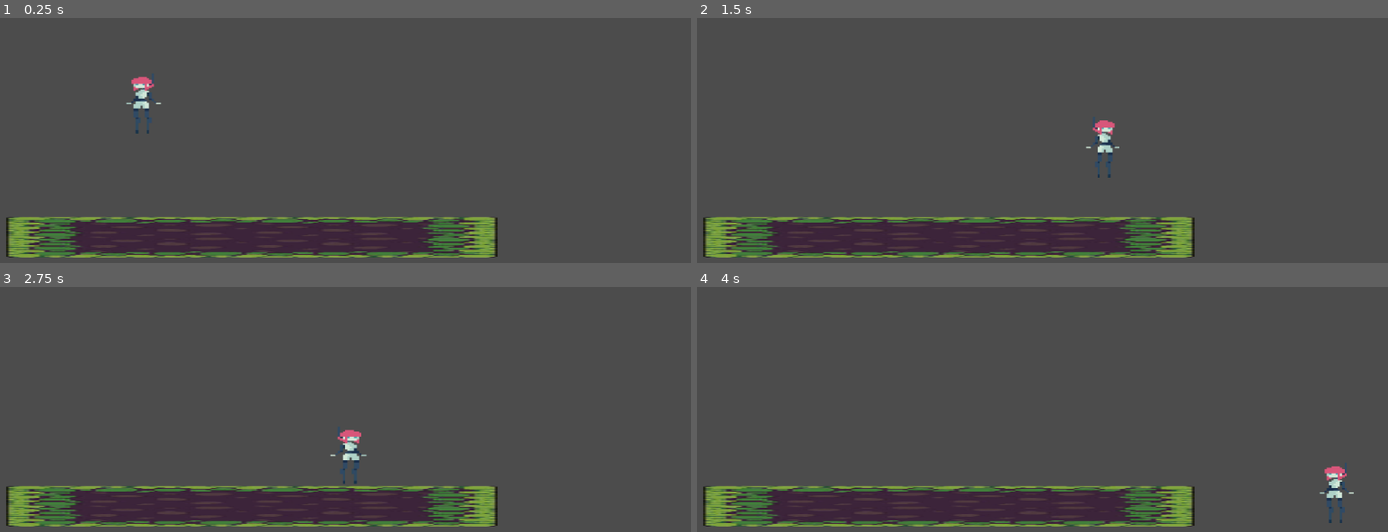
Above: before the commit, frames 1-4 (two rows, left to right).
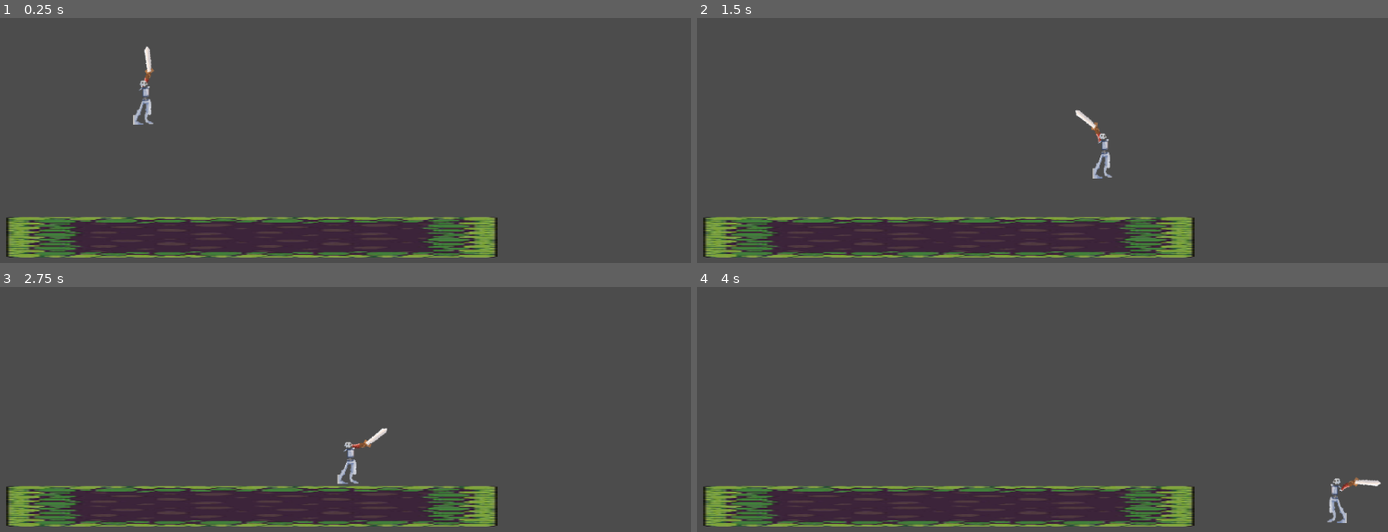
Above: after the commit, the same moments.

Repository: Sntx626/uol-gamejam-7
Game: Godot game, scene res://Game.tscn
The game is run twice, just before and just after one commit, with the same random seed, the same clock (stepped at 60 frames per second) and the same inputs.
Inputs (mouse positions are in pixels of both pictures, inside the frame that each line leads up to):
- Up to frame 1 (0.25 s): no input
- Up to frame 2 (1.5 s): move the mouse to (1194, 74) at 0.52 s; hold D (move_right) 0.53-1.28 s; tap W (jump) at 0.77 s; move the mouse to (897, 116) at 1.27 s; hold A (move_left) from 1.28 s (still down)
- Up to frame 3 (2.75 s): tap W (jump) at 1.52 s; move the mouse to (outside the picture) at 2.02 s; release A (move_left) at 2.03 s; hold D (move_right) from 2.03 s (still down)
- Up to frame 4 (4 s): move the mouse to (1001, 448) at 2.77 s; tap W (jump) at 3.02, 3.77 s; move the mouse to (1256, 426) at 3.52 s; release D (move_right) at 3.53 s; hold A (move_left) from 3.53 s (still down)

The runs differ from the first frame. In frame 1, 0.6% of the frame differs, in the area x 18-24%, y 11-48%; in frame 2, 0.6%; in frame 3, 0.6%, in the area x 47-57%, y 57-81%; in frame 4, 0.6%.

Commit message:
Added new character + arm logic

Diff:
--- a/src/Player.gd
+++ b/src/Player.gd
@@ -27,7 +27,7 @@
 var motion := Vector2.ZERO
 var UP := Vector2.UP
 
-onready var ani = $AnimatedSprite
+onready var ani = $PlayerSprite
 onready var ground_ray = $RayCastContainer/RayGround
 
 # Called when the node enters the scene tree for the first time.
@@ -48,7 +48,6 @@
 		coyote_time = false
 	if (!touching_ground and ground_ray.is_colliding()):
 		ani.scale = Vector2(1.2, 0.8)
-	print(ground_ray.is_colliding())
 	touching_ground = ground_ray.is_colliding()
 	if (touching_ground):
 		is_jumping = false
@@ -69,7 +68,7 @@
 				pass
 		elif (velocity.x < max_horizonzal_speed):
 			velocity.x += (acceleration * delta)
-			ani.flip_h = true
+			ani.flip_h = false
 			if (touching_ground):
 				pass
 		else:
@@ -82,7 +81,7 @@
 				pass
 		elif (velocity.x > -max_horizonzal_speed):
 			velocity.x -= (acceleration * delta)
-			ani.flip_h = false
+			ani.flip_h = true
 			if (touching_ground):
 				pass
 		else:
--- a/src/Player.tscn
+++ b/src/Player.tscn
@@ -1,16 +1,21 @@
-[gd_scene load_steps=6 format=2]
+[gd_scene load_steps=8 format=2]
 
 [ext_resource path="res://Player.gd" type="Script" id=1]
-[ext_resource path="res://assets/player/Chartemp.png" type="Texture" id=2]
+[ext_resource path="res://assets/player/Playerwithoutarms.png" type="Texture" id=2]
+[ext_resource path="res://assets/player/Swordarm.png" type="Texture" id=3]
+[ext_resource path="res://scripts/Arm1.gd" type="Script" id=4]
 
-[sub_resource type="AtlasTexture" id=3]
-flags = 4
-atlas = ExtResource( 2 )
-region = Rect2( 0, 0, 61, 89 )
+[sub_resource type="SpriteFrames" id=3]
+animations = [ {
+"frames": [ ExtResource( 3 ) ],
+"loop": true,
+"name": "idle",
+"speed": 5.0
+} ]
 
 [sub_resource type="SpriteFrames" id=2]
 animations = [ {
-"frames": [ SubResource( 3 ) ],
+"frames": [ ExtResource( 2 ) ],
 "loop": true,
 "name": "idle",
 "speed": 5.0
@@ -18,23 +23,30 @@
 
 [sub_resource type="CapsuleShape2D" id=1]
 radius = 25.0
-height = 32.0
+height = 12.0
 
 [node name="KinematicBody2D" type="KinematicBody2D"]
 script = ExtResource( 1 )
 
-[node name="AnimatedSprite" type="AnimatedSprite" parent="."]
+[node name="Arm1" type="AnimatedSprite" parent="."]
+position = Vector2( 2, -19 )
+frames = SubResource( 3 )
+animation = "idle"
+offset = Vector2( 26, 24 )
+script = ExtResource( 4 )
+
+[node name="PlayerSprite" type="AnimatedSprite" parent="."]
 frames = SubResource( 2 )
 animation = "idle"
 
 [node name="CollisionShape2D" type="CollisionShape2D" parent="."]
-position = Vector2( -2, 4 )
+position = Vector2( -1, 2 )
 shape = SubResource( 1 )
 
 [node name="RayCastContainer" type="Position2D" parent="."]
 
 [node name="RayGround" type="RayCast2D" parent="RayCastContainer"]
-position = Vector2( 0, 51 )
+position = Vector2( 0, 34 )
 enabled = true
 cast_to = Vector2( 10, 0 )
 collision_mask = 4
--- /dev/null
+++ b/src/scripts/Arm1.gd
@@ -0,0 +1,24 @@
+extends AnimatedSprite
+
+
+# Declare member variables here. Examples:
+# var a = 2
+# var b = "text"
+# Called when the node enters the scene tree for the first time.
+
+
+onready var parentAni = get_parent().get_node("PlayerSprite")
+
+func _ready():
+	pass # Replace with function body.
+
+
+# Called every frame. 'delta' is the elapsed time since the previous frame.
+#func _process(delta):
+#	pass
+
+func _process(delta):
+	if (not flip_h == parentAni.flip_h):
+		flip_h = parentAni.flip_h
+		offset.x = offset.x * -1
+	look_at(get_global_mouse_position())
Not shown, added: src/assets/player/Playerwithoutarms.png.import
Not shown, added: src/assets/player/Shildarm.png.import
Not shown, added: src/assets/player/Swordarm.png.import
Not shown, added: src/assets/tiles/InnerWalls.png.import
Not shown, added: src/assets/tiles/flyplattform.png.import
Not shown, added: src/assets/tiles/icon.png.import
